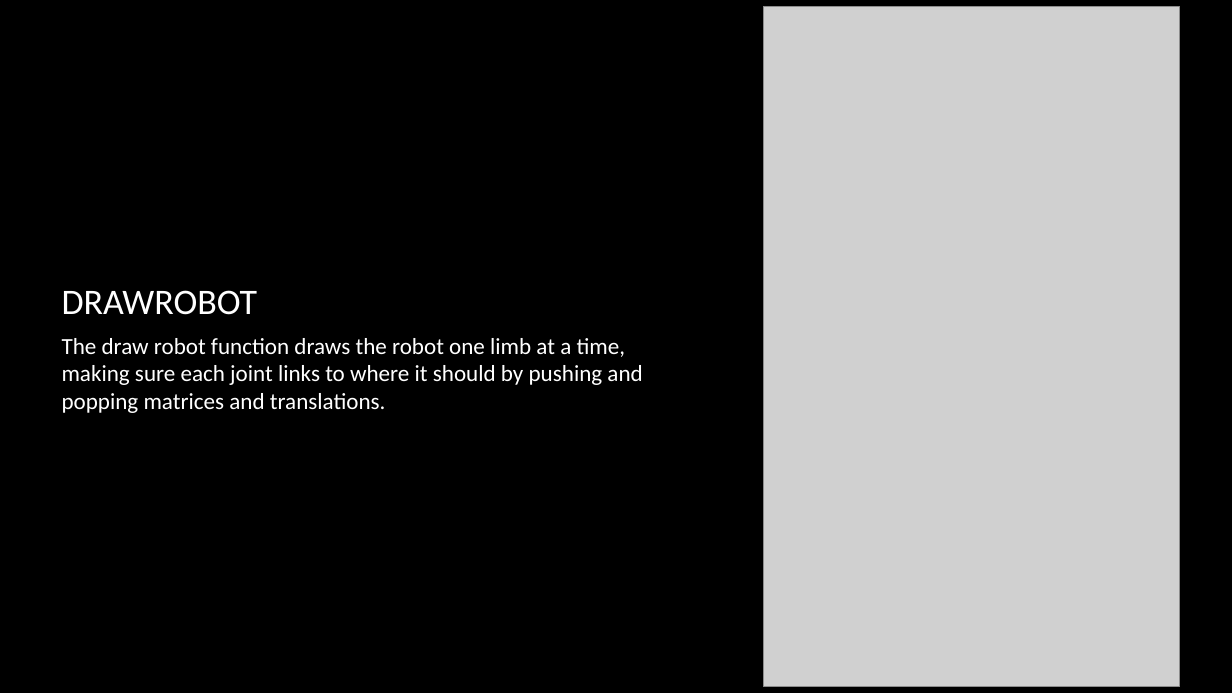
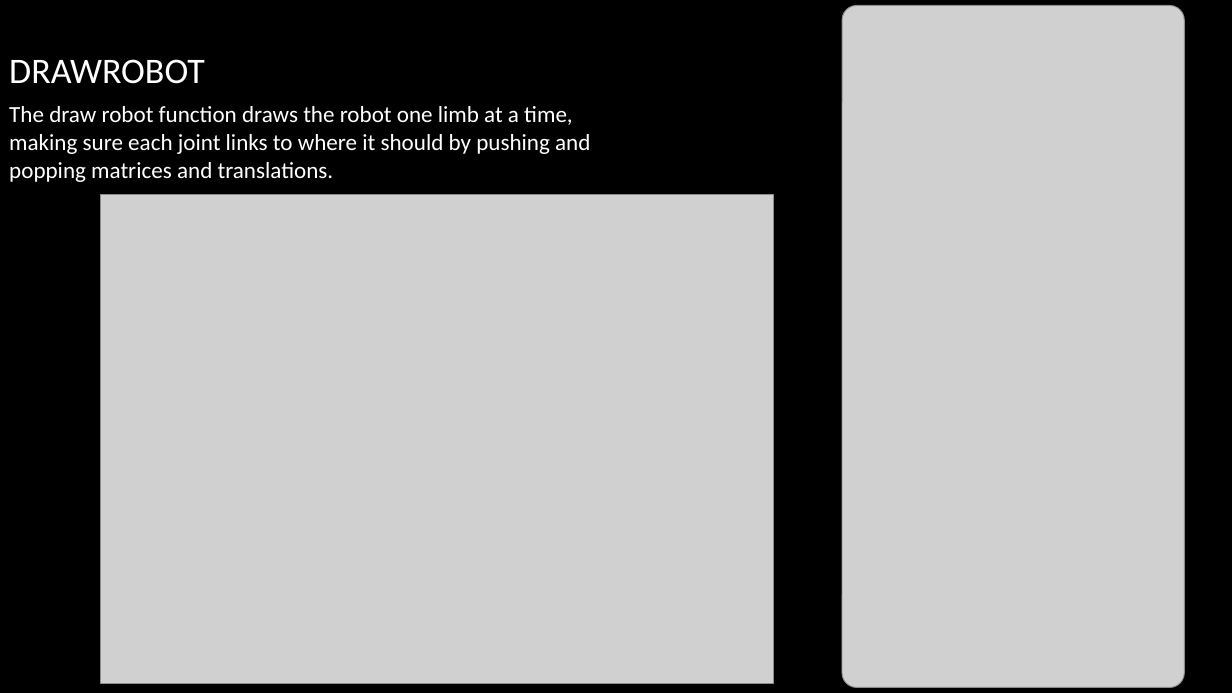
Before and after one commit to Quigmodacon/GraphicsFeverDream, a slide deck: slide 8 of JonathanHansen-Assignment2.pptx (slide 7 before the commit). Drawn at 1232x693 pixels with LibreOffice and Linux fonts; fonts in the diff are those of the drawing; grey boxes stand for pictures; background and template pictures are left out. Boxes give left, top, right and bottom in pixels: in the first picture for what was removed or moved away, otherwise in the second. Text is boxed around its words. In the diff, an @@ line names an element or a change of style, - is before the commit and + after.

```diff
--- a/JonathanHansen-Assignment2.pptx
+++ b/JonathanHansen-Assignment2.pptx
@@ title "DRAWROBOT" moved from (x1=62, y1=290, x2=258, y2=315) to (x1=9, y1=59, x2=205, y2=84) @@
@@ picture resized from (x1=763, y1=6, x2=1179, y2=687) to (x1=842, y1=6, x2=1184, y2=688) @@
@@ text "The draw robot function draws ..." moved from (x1=62, y1=338, x2=642, y2=413) to (x1=9, y1=106, x2=590, y2=182) @@
@@ picture added at (x1=101, y1=194, x2=774, y2=684) @@
```
Also in this commit, not shown: 8 other slides changed, 1 slide added.
